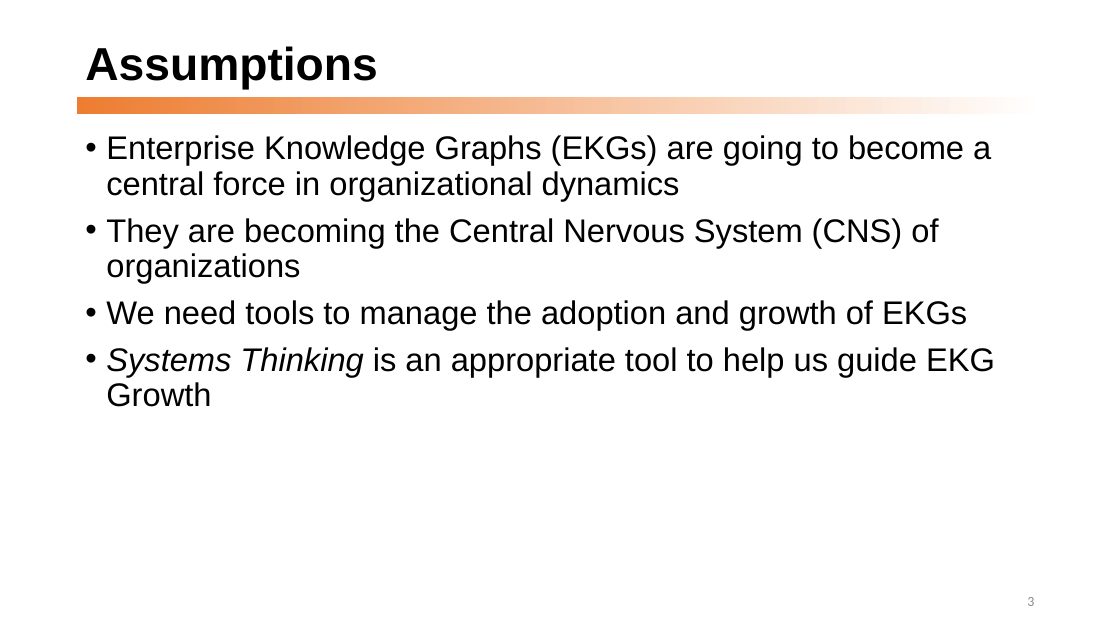
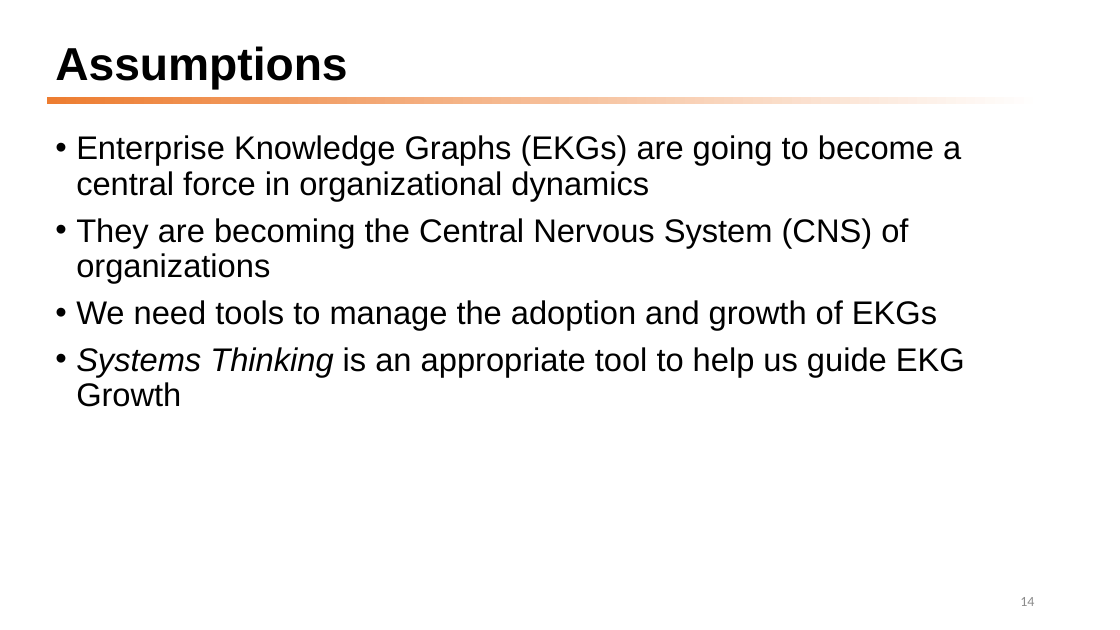
Before and after one commit to dmccreary/graph-systems-thinking, a slide deck: slide 14 of docs/presentations/GST-Half-Day-Workshop-2022.pptx (slide 3 before the commit). Drawn at 1120x630 pixels with LibreOffice and Linux fonts; fonts in the diff are those of the drawing. Boxes give left, top, right and bottom in pixels: in the first picture for what was removed or moved away, otherwise in the second. Text is boxed around its words. In the diff, an @@ line names an element or a change of style, - is before the commit and + after.

```diff
--- a/docs/presentations/GST-Half-Day-Workshop-2022.pptx
+++ b/docs/presentations/GST-Half-Day-Workshop-2022.pptx
@@ title "Assumptions" moved from (x1=85, y1=46, x2=377, y2=90) to (x1=55, y1=46, x2=347, y2=90) @@
@@ rectangle resized from (x1=77, y1=97, x2=1044, y2=114) to (x1=47, y1=97, x2=1044, y2=104) @@
@@ text "Enterprise Knowledge Graphs (EKGs) are ..." moved from (x1=106, y1=135, x2=995, y2=407) to (x1=76, y1=135, x2=965, y2=407) @@
@@ page number at (x1=1020, y1=597, x2=1034, y2=606): text changed @@
-3
+14
```
Also in this commit, not shown: 10 other slides changed, 42 slides added, 1 other file.
